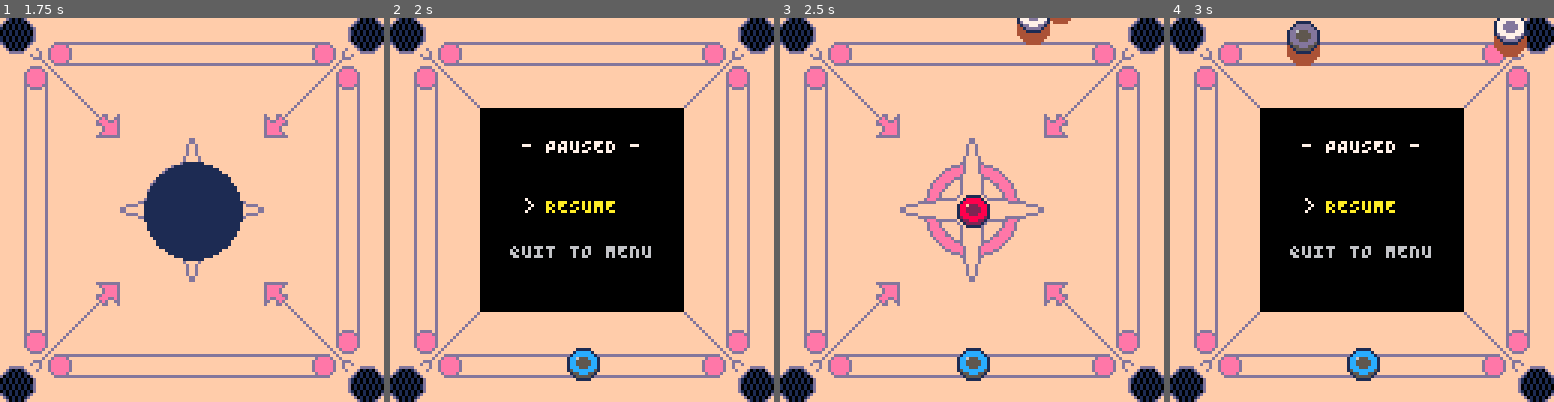
Above: before the commit, frames 1-4 (left to right).
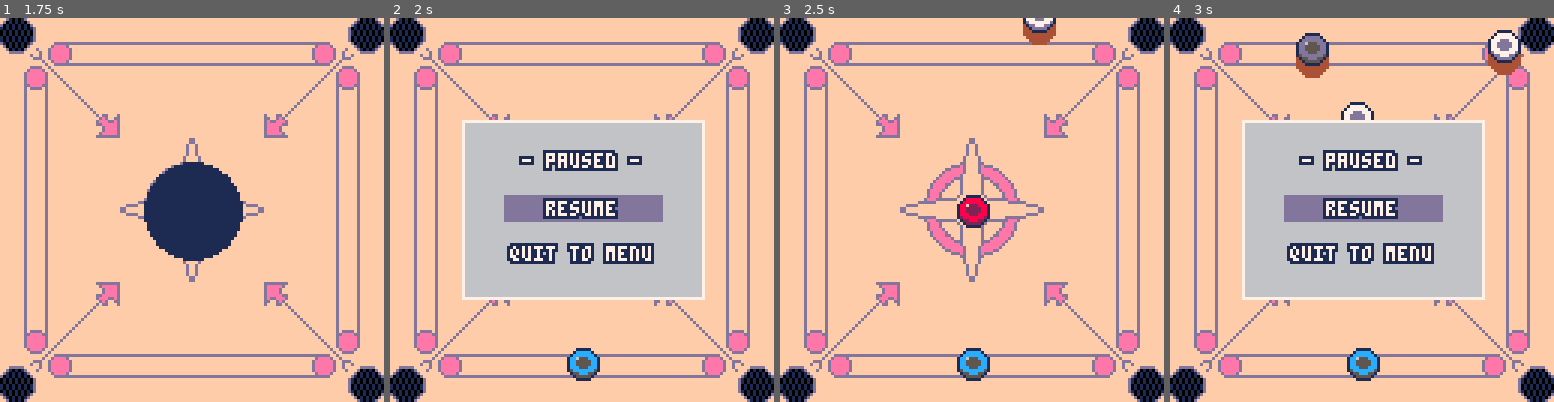
Above: after the commit, the same moments.

Repository: emonizaz3/carrom_pico8
Game: PICO-8 cartridge carrom-0.4v.p8
The game is run twice, just before and just after one commit, with the same random seed, the same clock (stepped at 60 frames per second) and the same inputs.
Inputs:
- Up to frame 1 (1.75 s): tap X (X key) at 0.33, 1.07 s; tap O (Z key) at 0.7, 1.7 s; hold Right from 1.6 s (still down)
- Up to frame 2 (2 s): keep holding Right; tap X (X key) at 1.85 s
- Up to frame 3 (2.5 s): release Right at 2.1 s; tap O (Z key) at 2.1 s; hold Up 2.15-2.42 s; hold Right from 2.47 s (still down)
- Up to frame 4 (3 s): keep holding Right; tap O (Z key) at 2.5, 2.9 s; tap X (X key) at 2.97 s

Frame 1 is identical in both runs. In frame 2, 33% of the frame differs, in the area x 18-83%, y 23-77%; in frame 3, 0.4%; in frame 4, 35%, in the area x 18-93%, y 0-77%.

Commit message:
refactor game initialization and enhance pause/game over displays

Diff:
--- a/carrom-0.4v.p8
+++ b/carrom-0.4v.p8
@@ -65,7 +65,7 @@
 		{x=122,y=122,r=6,c=7,effect_f=0}
 	}
 	ani_timer = 0
-	local start_angle = rnd(360)
+	local start_angle = p1_type=="computer" and rnd(360) or 30
 	local start_rotation = start_angle / 360
 	local center_x, center_y = 64, 64
 	local radius = 10
@@ -104,10 +104,8 @@
 	end
 	aim={r=20.5,c=8,ang=90,speed=0,accel=0.3,friction=0.1}
 	arrow_pause=3
-	p1 = {name="Player 1",score=0,piece='white',is_ai=false}
-	p2 = {name="Player 2",score=0,piece='black',is_ai=false}
-	if p1_type == "computer" then p1.is_ai = true end
-	if p2_type == "computer" then p2.is_ai = true end
+	p1 = {name="Player 1",score=0,piece='white',is_ai=p1_type == "computer" and true or false}
+	p2 = {name="Player 2",score=0,piece='black',is_ai=p2_type == "computer" and true or false}
 	p_turn = p1
 	pieces_pocketed_this_turn = 0
 	pocketed_in_turn = {}
@@ -202,8 +200,11 @@
 	elseif not stri.inhole then
 		if stri.state == "positioning" and not p_turn.is_ai then
 			draw_piece(stri, 1)
-			if time()>arrow_pause then
+			if game_timer>arrow_pause then
 				draw_movement_arrows()
+			end
+			if rotation_allowed then
+				draw_roatation_indicator()
 			end
 		else
 			draw_piece(stri)
@@ -333,6 +334,29 @@
 		print(">", 32, 75, 7)
 	end
 end
+function pause_draw()
+	-- First, draw the game board in the background
+	game_draw()
+
+	-- Draw the themed panel from the main menu
+	rect(24, 34, 104, 93, 7) -- Outer border
+	rectfill(25, 35, 103, 92, 6) -- Inner background
+
+	-- Title text
+	local title = "- paused -"
+	text_outline(title, 64 - (#title * 2), 45, 7, 1)
+
+	-- Draw a highlight bar behind the selected option
+	local cursor_y = (pause_selection == 1) and 60 or 75
+	rectfill(38, cursor_y - 1, 90, cursor_y + 7, 13) -- Highlight color
+
+	-- Menu Options with outline
+	local txt1 = "resume"
+	text_outline(txt1, 64 - (#txt1 * 2), 61, 7, 1)
+
+	local txt2 = "quit to menu"
+	text_outline(txt2, 64 - (#txt2 * 2), 76, 7, 1)
+end
 function pause_update()
 	if btnp(⬆️) or btnp(⬇️) then
 		if pause_selection == 1 then pause_selection = 2 else pause_selection = 1 end
@@ -357,19 +381,33 @@
 end
 
 function game_over_draw()
-	cls(0)
+	-- Use the same background as the main menu for consistency
+	cls(1) -- Dark blue background
+
+	-- Determine the winner
 	local winner = ""
-	if #p_white_pocketed >= 9 then winner = p1.name
-	else winner = p2.name end
-
+	if #p_white_pocketed >= 9 then
+		winner = p1.name
+	else
+		winner = p2.name
+	end
+
+	-- Draw the themed panel
+	rect(24, 34, 104, 103, 7) -- Outer border
+	rectfill(25, 35, 103, 102, 6) -- Inner background
+
+	-- Game Over Text
 	local txt = "game over"
-	print(txt, 64-(#txt*2), 50, 7)
-
-	txt = winner.." wins!"
-	print(txt, 64-(#txt*2), 65, 10)
-
+	text_outline(txt, 64 - (#txt * 2), 50, 7, 1)
+
+	-- Winner Text
+	txt = winner .. " wins!"
+	text_outline(txt, 64 - (#txt * 2), 65, 10, 1)
+
+	-- Prompt to continue, with a subtle bobbing animation
+	local prompt_y = 90 + sin(time() * 0.15) * 2
 	txt = "press ❎ or 🅾️"
-	print(txt, 64-(#txt*2), 90, 6)
+	text_outline(txt, 64 - (#txt * 2), prompt_y, 7, 1)
 end
 function make_dither_transition_instance()
     -- Each instance will have its own 'state' table,
@@ -806,9 +844,14 @@
 		print("⬅️",stri.x-18,stri.y+i,4)
 		print("➡️",stri.x+12,stri.y+i,4)
 	end
-	yo=(flr(time()*3)%2==0) and -3 or -2
+	yo=(flr((game_timer/60)*3)%2==0) and -3 or -2
 	print("⬅️",stri.x-18,stri.y+yo,12)
 	print("➡️",stri.x+12,stri.y+yo,12)
+end
+
+function draw_roatation_indicator()
+	local txt = "⬆️/⬇️ to roatate"
+	text_outline(txt, 62-(#txt*2),30 +flr((game_timer/60)*2)%2,7,1)
 end
 
 function draw_aimline(px,py,r,deg,c)
@@ -1159,22 +1202,39 @@
     if ai_state == "positioning" then
         local best_shot = find_best_shot()
         if best_shot then
-            stri.x = best_shot.striker_x
+            ai_target_pos = {x = best_shot.striker_x, y = stri.y}
             ai_target_angle = best_shot.angle
             ai_shot_power = best_shot.power
-            ai_state = "aiming"
-            -- Wait 1 second (60 frames) before aiming
-            ai_timer = game_timer + 60
         else
-            stri.x = 32 + rnd(64)
+            -- Fallback for when no shot is found
+            ai_target_pos = {x = 32 + rnd(64), y = stri.y}
             ai_target_angle = 270 + rnd(20) - 10
             ai_shot_power = 30 + rnd(20)
+        end
+        -- Setup for animation
+        -- Using existing 'ani' fields on the striker to avoid new globals
+        stri.start_x = stri.x
+        stri.start_y = stri.y
+        stri.ani_x = ai_target_pos.x
+        stri.ani_y = ai_target_pos.y
+        stri.ani_progress = 0
+        ai_state = "moving_to_position"
+
+	elseif ai_state == "moving_to_position" then
+        -- Animate the movement
+        stri.ani_progress = min(1, stri.ani_progress + 0.05) -- Control animation speed
+        local eased_t = ease_in_out(stri.ani_progress)
+        stri.x = stri.start_x + (stri.ani_x - stri.start_x) * eased_t
+
+        -- Check if animation is finished
+        if stri.ani_progress >= 1 then
+            stri.x = stri.ani_x -- Snap to final position
             ai_state = "aiming"
-            -- Wait 1 second (60 frames) before aiming
-            ai_timer = game_timer + 60
+            stri.state = "aiming"
+            ai_timer = game_timer + 60 -- Wait before aiming
         end
-        stri.state = "aiming"
-	elseif ai_state == "aiming" then
+
+    elseif ai_state == "aiming" then
         local angle_diff = ai_target_angle - aim.ang
         if (abs(angle_diff) > 180) angle_diff -= sign(angle_diff) * 360
 
Not shown, changed: 31 lines of the sprite sheet (__gfx__) section of carrom-0.4v.p8
